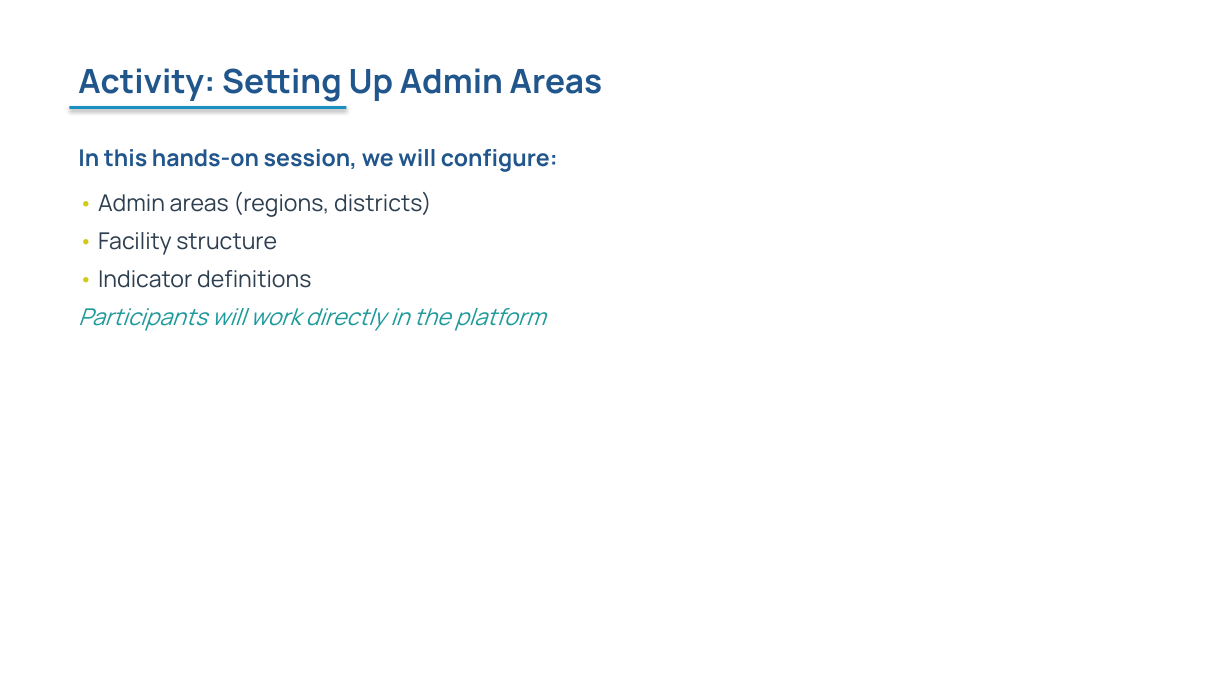
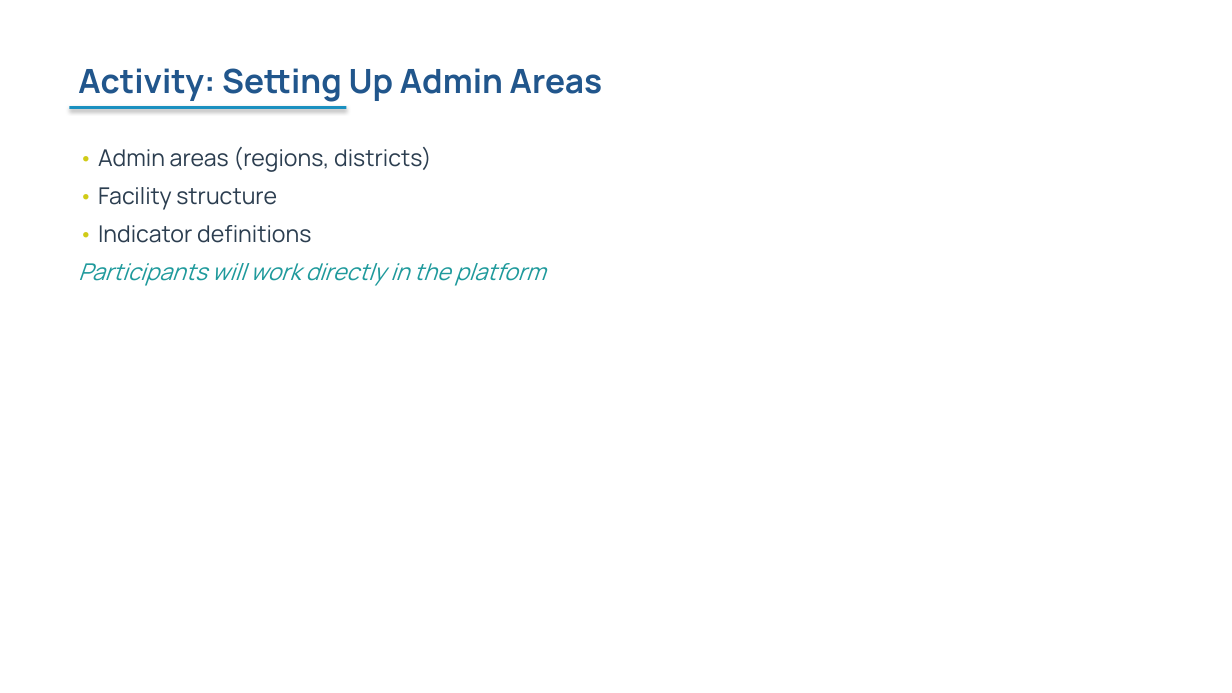
Before and after one commit to FASTR-Analytics/fastr-resource-hub, a slide deck: slide 38 of outputs/2026-zambia_deck.pptx. Drawn at 1232x693 pixels with LibreOffice and Linux fonts; fonts in the diff are those of the drawing. Boxes give left, top, right and bottom in pixels: in the first picture for what was removed or moved away, otherwise in the second. Text is boxed around its words. In the diff, an @@ line names an element or a change of style, - is before the commit and + after.

```diff
--- a/outputs/2026-zambia_deck.pptx
+++ b/outputs/2026-zambia_deck.pptx
@@ text at <box>78,149,558,172</box>: paragraph removed @@
-In this hands-on session, we will configure:
```
Also in this commit, not shown: 34 other slides changed, 1 slide added, 1 slide removed, 38 other files.
